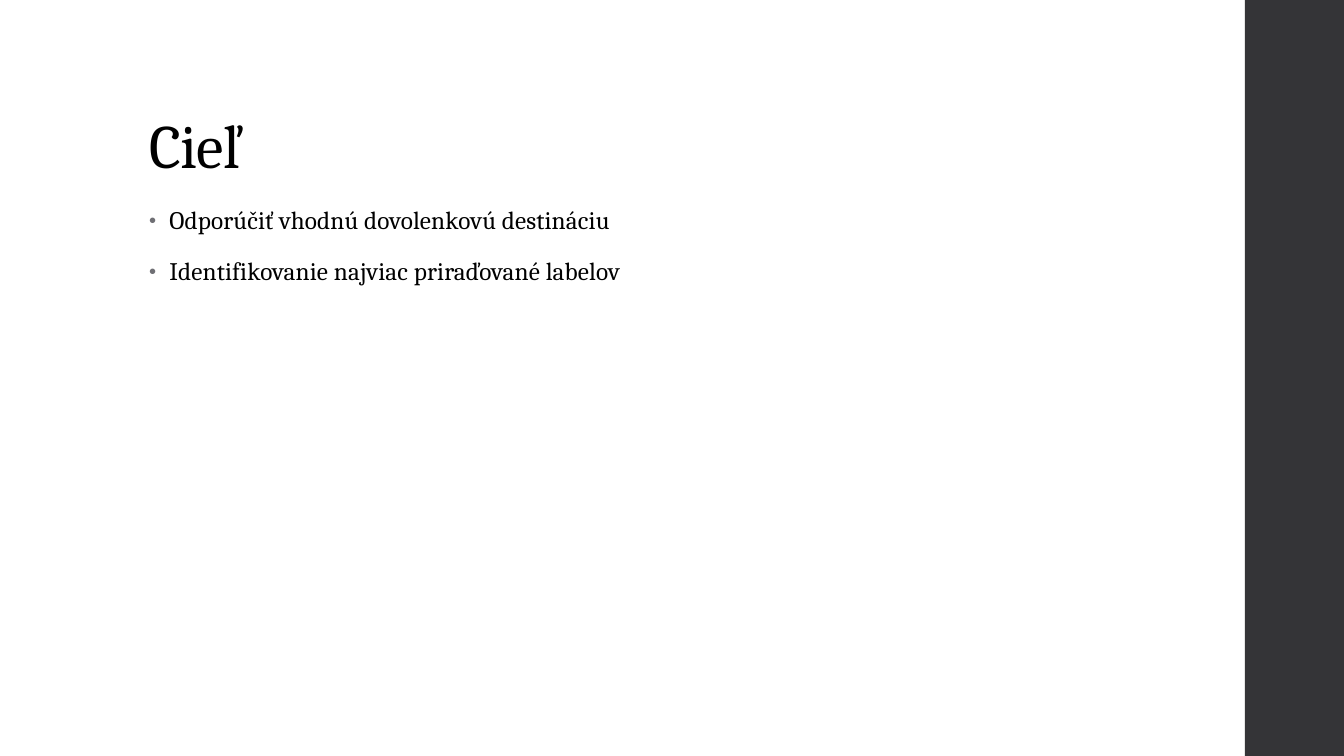
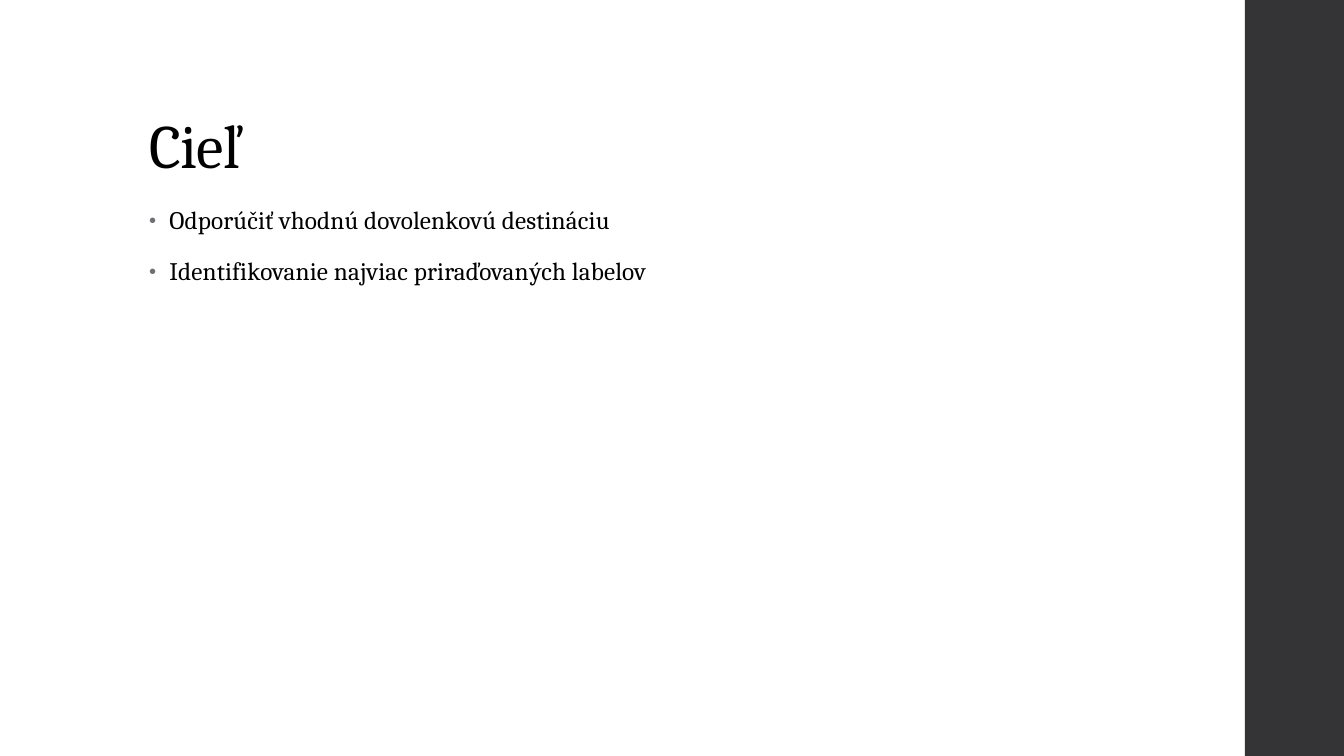
Before and after one commit to Ondrej415/Text-analysis, a slide deck: slide 4 of Obrazová analýza.pptx (slide 2 before the commit). Drawn at 1344x756 pixels with LibreOffice and Linux fonts; fonts in the diff are those of the drawing. Boxes give left, top, right and bottom in pixels: in the first picture for what was removed or moved away, otherwise in the second. Text is boxed around its words. In the diff, an @@ line names an element or a change of style, - is before the commit and + after.

```diff
--- a/Obrazová analýza.pptx
+++ b/Obrazová analýza.pptx
@@ text at bbox=[169, 262, 646, 286]: text changed @@
-• Identifikovanie najviac priraďované labelov
+• Identifikovanie najviac priraďovaných labelov
```
Also in this commit, not shown: 2 slides added.
